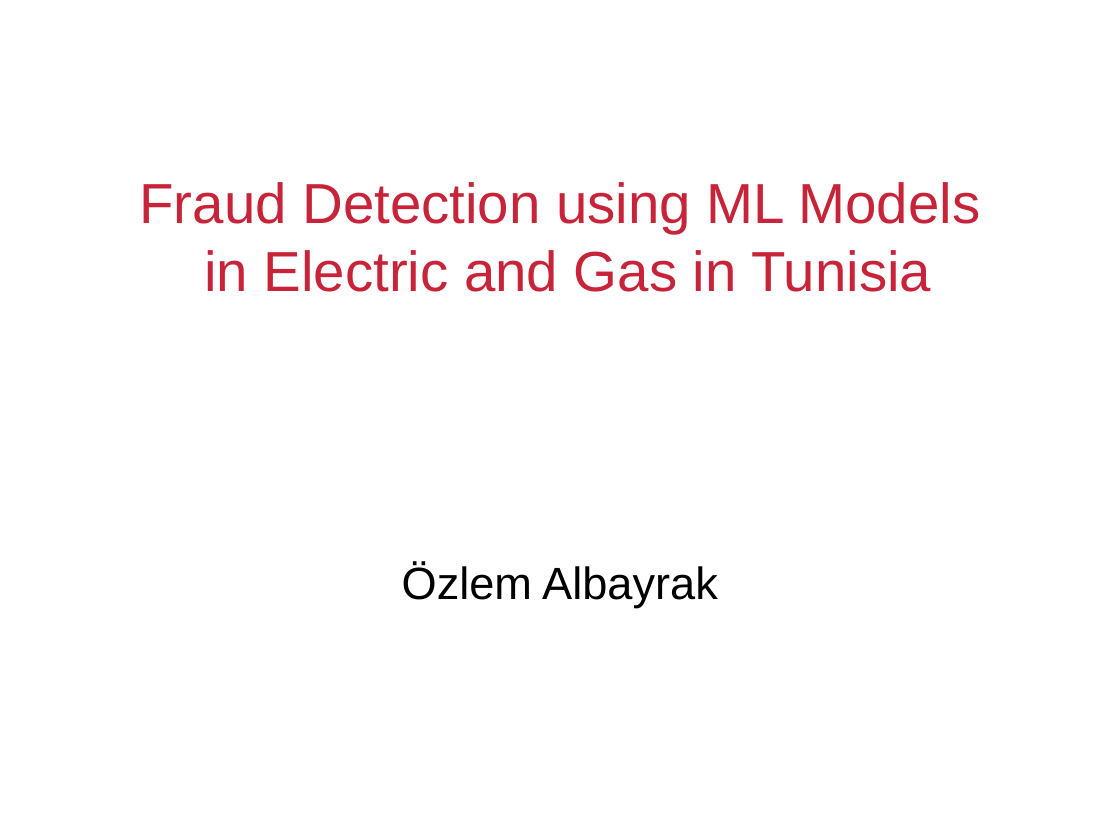
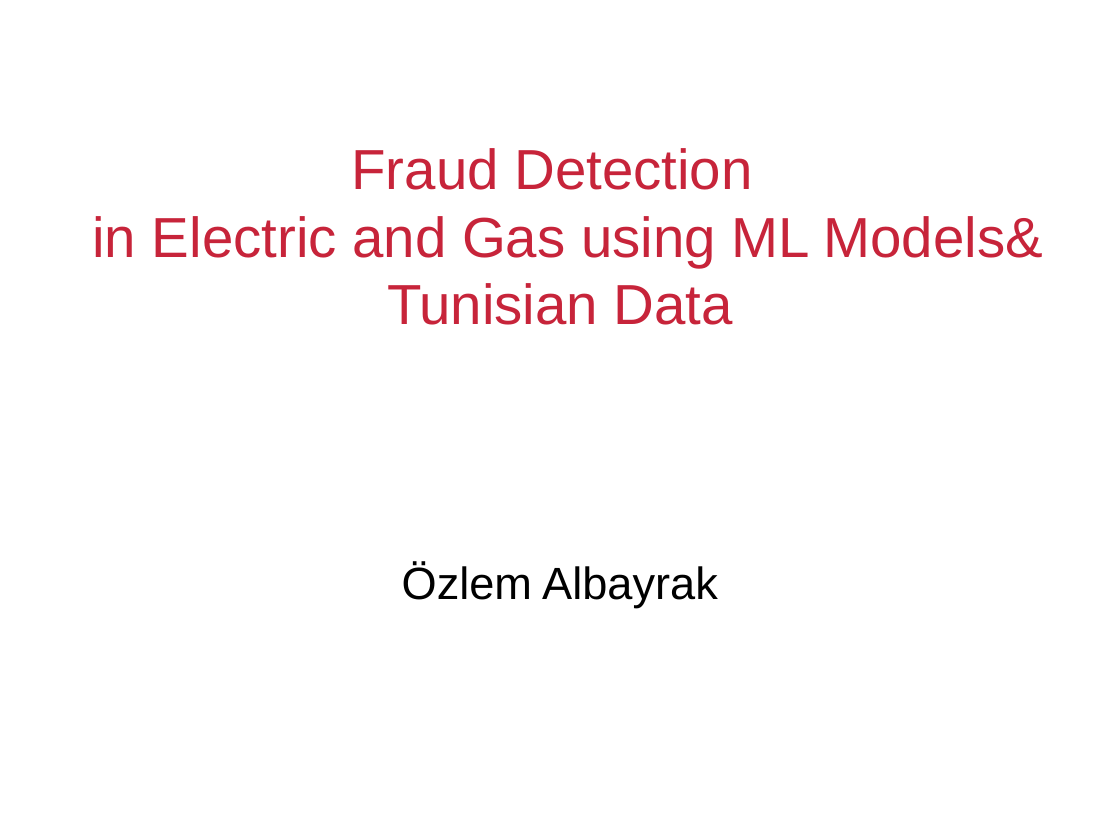
Before and after one commit to ozzienobayrak/fraud_detection_gas_electricity, a slide deck: slide 1 of Fraud_detection_presentation.odp. Drawn at 1120x840 pixels with LibreOffice and Linux fonts; fonts in the diff are those of the drawing; background and template pictures are left out. Boxes give left, top, right and bottom in pixels: in the first picture for what was removed or moved away, otherwise in the second. Text is boxed around its words. In the diff, an @@ line names an element or a change of style, - is before the commit and + after.

```diff
--- a/Fraud_detection_presentation.odp
+++ b/Fraud_detection_presentation.odp
@@ title at <box>92,148,1043,325</box>: text changed @@
-Fraud Detection using ML Models
-in Electric and Gas in Tunisia
+Fraud Detection
+in Electric and Gas using ML Models& Tunisian Data
```
Also in this commit, not shown: 6 other slides changed, 5 slides added, 1 slide removed, 4 other files.
